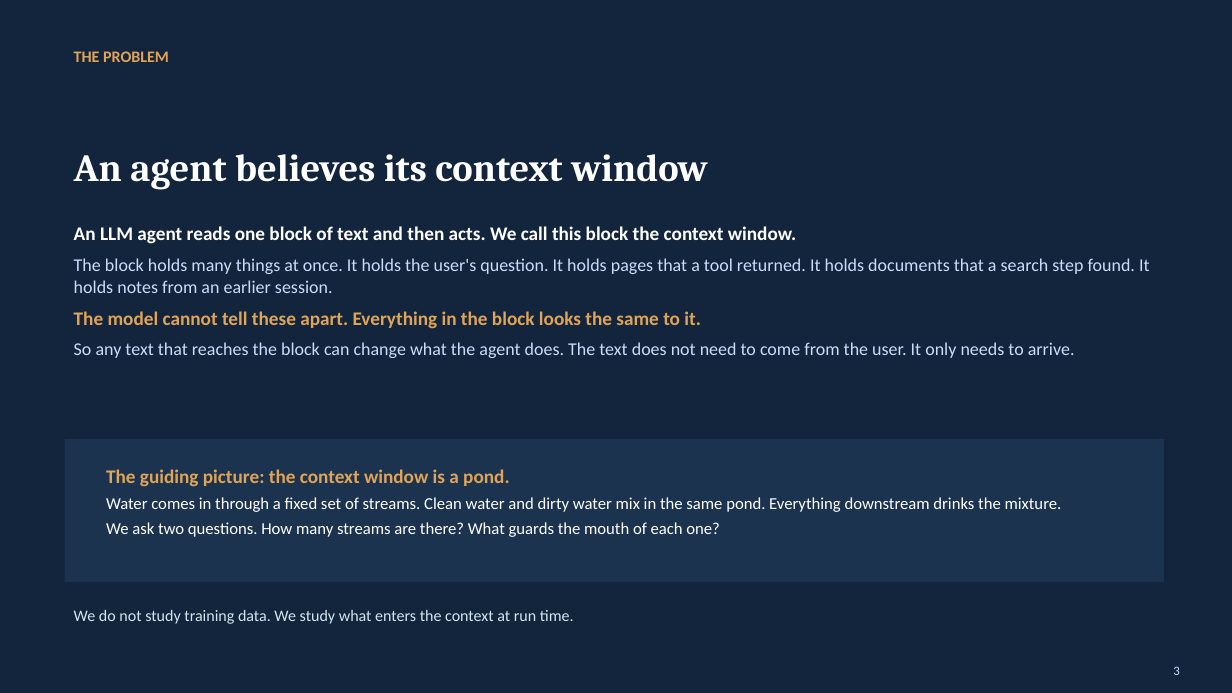
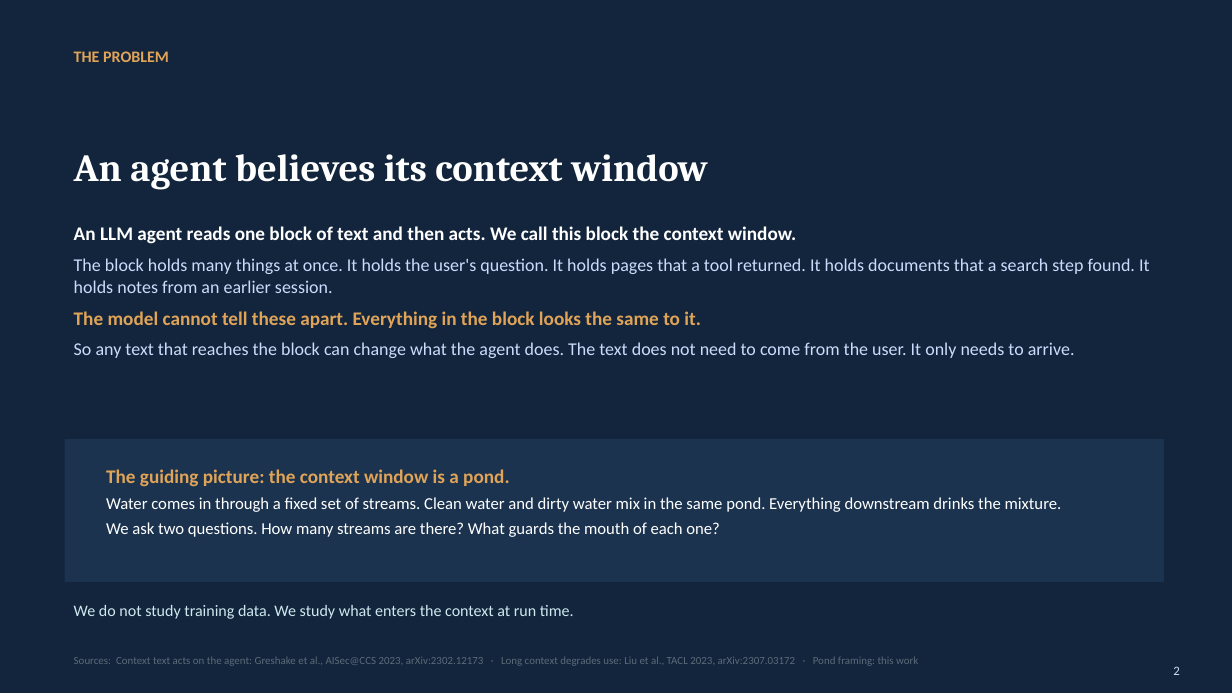
Before and after one commit to Nyamtulla/context_poison, a slide deck: slide 2 of context_sok_results_presentation.pptx (slide 3 before the commit). Drawn at 1232x693 pixels with LibreOffice and Linux fonts; fonts in the diff are those of the drawing. Boxes give left, top, right and bottom in pixels: in the first picture for what was removed or moved away, otherwise in the second. Text is boxed around its words. In the diff, an @@ line names an element or a change of style, - is before the commit and + after.

```diff
--- a/context_sok_results_presentation.pptx
+++ b/context_sok_results_presentation.pptx
@@ text "We do not study training ...": place and size @@
-text "We do not study training ..." at [74, 610, 574, 624]
+text "We do not study training ..." at [74, 605, 574, 619]
@@ text added at [74, 657, 918, 666], 8.5 pt, text #5B6B79 @@
+Sources: Context text acts on the agent: Greshake et al., AISec@CCS 2023, arXiv:2302.12173 · Long context degrades use: Liu et al., TACL 2023, arXiv:2307.03172 · Pond framing: this work
@@ text at [1173, 666, 1179, 675]: text changed @@
-3
+2
```
Also in this commit, not shown: 10 other slides changed, 2 other files.
